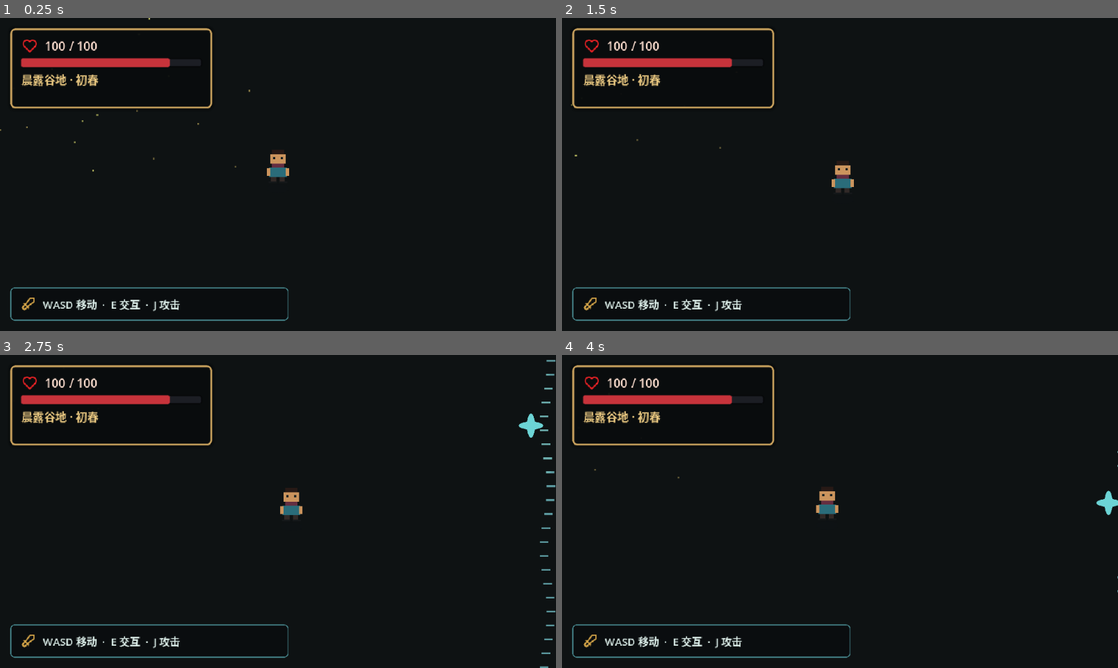
Above: before the commit, frames 1-4 (two rows, left to right).
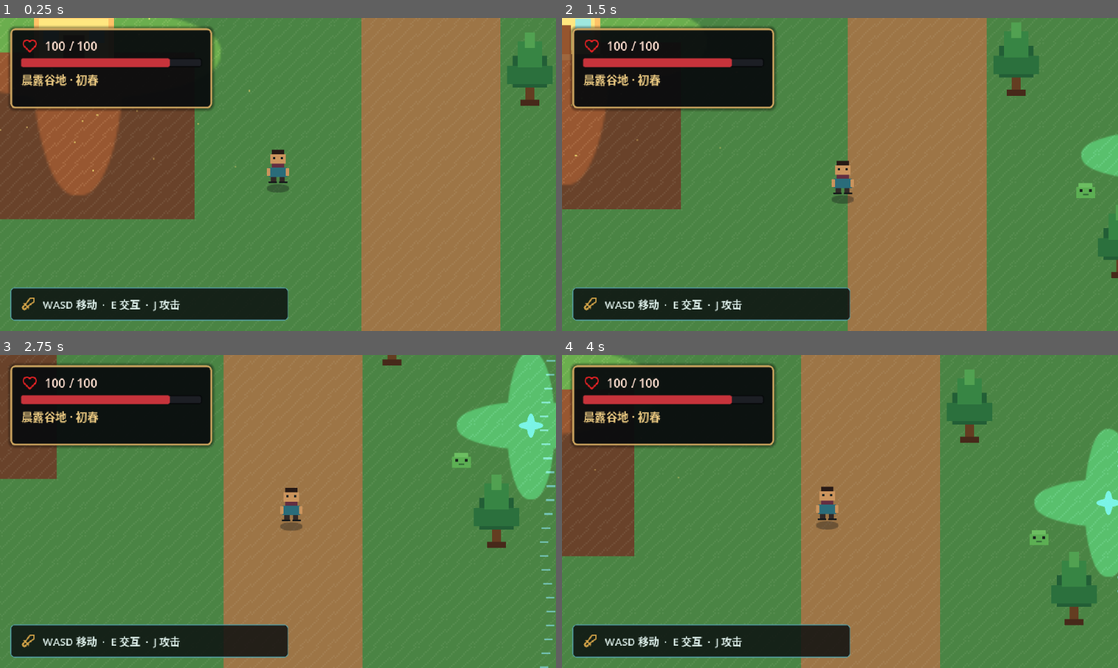
Above: after the commit, the same moments.

Repository: smple15981/mygames
Game: Godot game, scene res://scenes/bootstrap/main.tscn
Two runs of this game, one before a commit and one after it. Both use one fixed random seed, a clock stepped at 60 frames per second and the inputs below.
Inputs:
- Up to frame 1 (0.25 s): no input
- Up to frame 2 (1.5 s): hold D (move_right) 0.53-1.28 s; hold S (move_down) from 1.28 s (still down)
- Up to frame 3 (2.75 s): release S (move_down) at 2.03 s; hold D (move_right) from 2.03 s (still down)
- Up to frame 4 (4 s): release D (move_right) at 2.78 s; hold W (move_up) 2.78-3.53 s; hold A (move_left) from 3.53 s (still down)

The runs differ from the first frame. In frame 1, 85% of the frame differs, in the area x 0-100%, y 0-100%; in frame 2, 85%; in frame 3, 86%; in frame 4, 86%.
Error before the commit: Parse Error: Cannot infer the type of "index" variable because the value doesn't have a set type. (res://scripts/world/prototype_world.gd:128)

Commit message:
fix: load raw atlas assets and explicit tile index

Diff:
--- a/scripts/world/prototype_world.gd
+++ b/scripts/world/prototype_world.gd
@@ -125,7 +125,7 @@
 
 func _open_coordinate_for(tile: int, cell: Vector2i) -> Vector2i:
     if tile == GroundTile.GRASS or tile == GroundTile.WATER:
-        var index := abs(cell.x * 31 + cell.y * 17) % OpenAtlasRegions.GRASS_TILES.size()
+        var index: int = absi(cell.x * 31 + cell.y * 17) % OpenAtlasRegions.GRASS_TILES.size()
         return OpenAtlasRegions.GRASS_TILES[index]
     var coordinate: Vector2i = _open_floor_coordinates.get(
         tile,
@@ -321,7 +321,7 @@
 
 
 func _spawn_critter() -> void:
-    var using_open_sheet := ResourceLoader.exists(OpenAssetLibrary.PIG_SHEET)
+    var using_open_sheet := OpenAssetLibrary.texture_exists(OpenAssetLibrary.PIG_SHEET)
     var texture := OpenAssetLibrary.load_texture(
         OpenAssetLibrary.PIG_SHEET,
         "res://assets/original/world/slime.svg"
